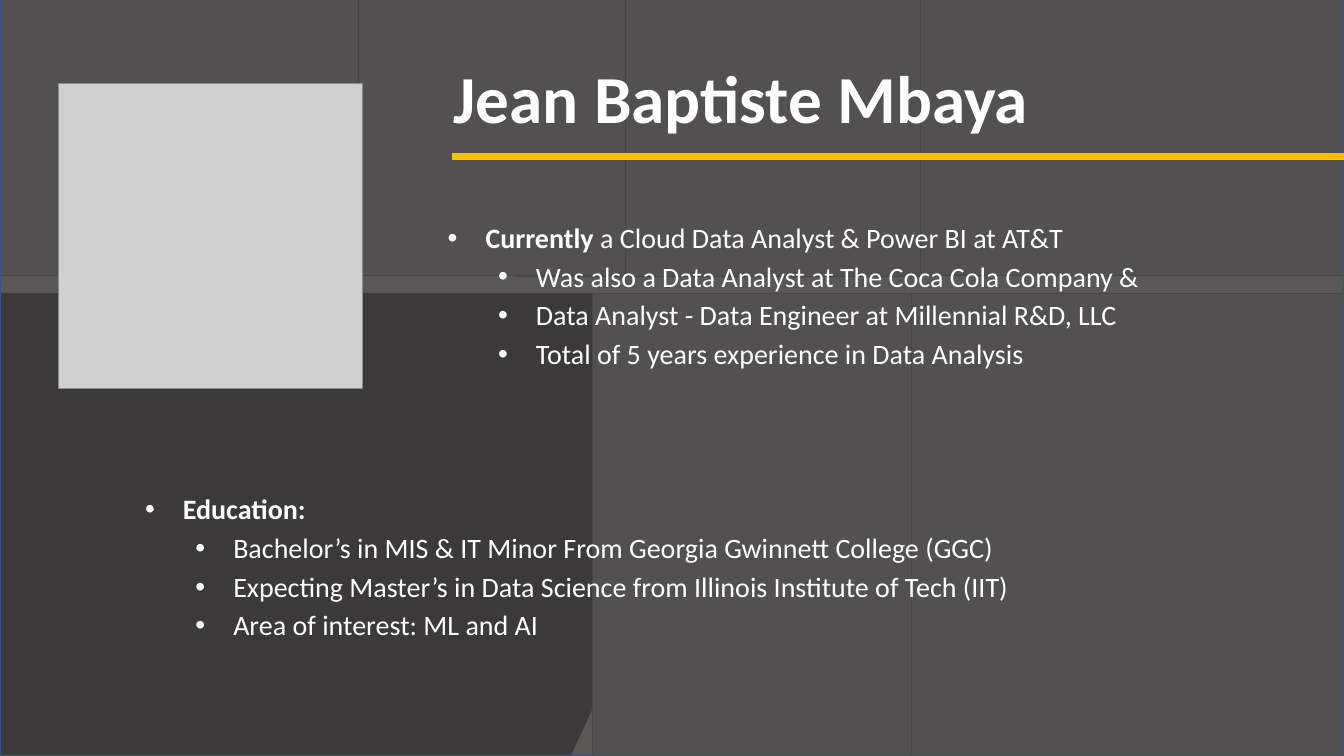
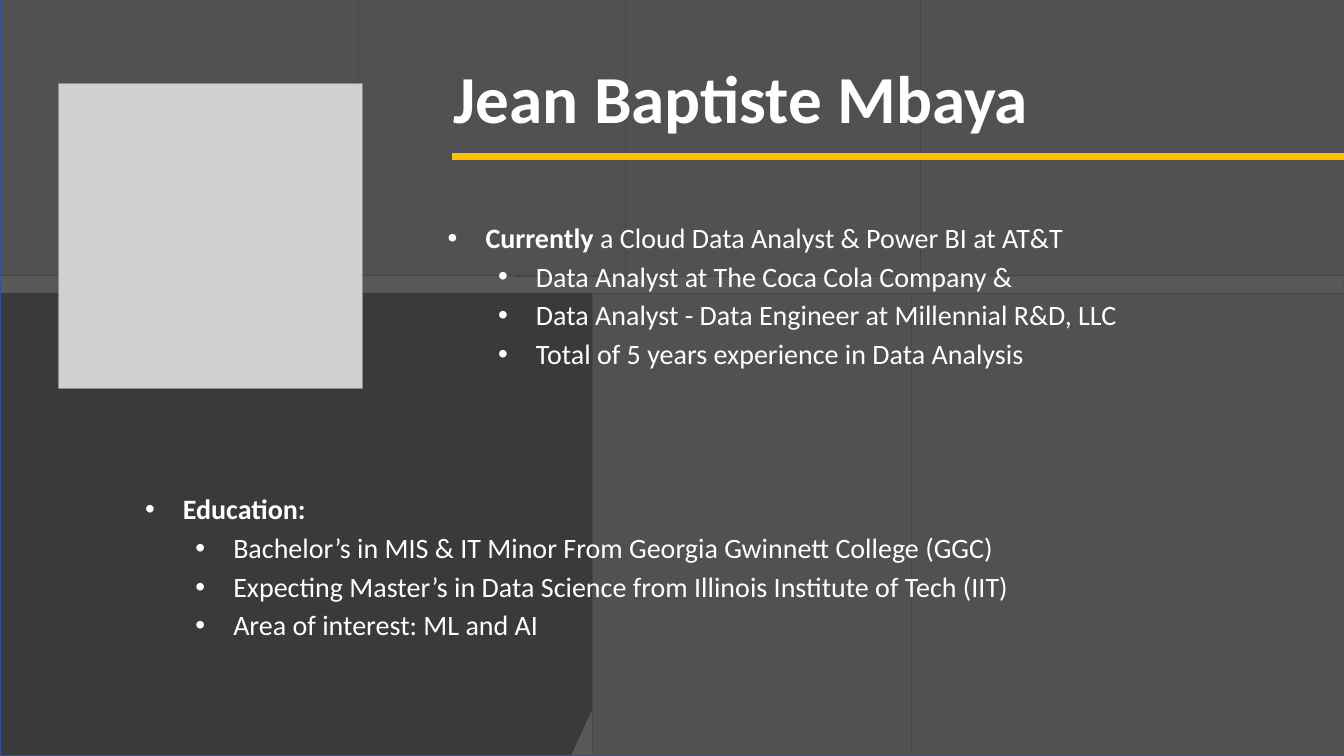
Before and after one commit to MrAshTag/Drone_Faults_Anomaly_Detection, a slide deck: slide 2 of Drone_Faults_and_Anomaly_detection.pptx. Drawn at 1344x756 pixels with LibreOffice and Linux fonts; fonts in the diff are those of the drawing; grey boxes stand for pictures. Boxes give left, top, right and bottom in pixels: in the first picture for what was removed or moved away, otherwise in the second. Text is boxed around its words. In the diff, an @@ line names an element or a change of style, - is before the commit and + after.

```diff
--- a/Drone_Faults_and_Anomaly_detection.pptx
+++ b/Drone_Faults_and_Anomaly_detection.pptx
@@ text at bbox=[536, 267, 986, 292]: text changed @@
-  • Was also a Data Analyst at The Coca Cola Company &
+  • Data Analyst at The Coca Cola Company &
```
Also in this commit, not shown: 6 other slides changed, 2 slides added.
